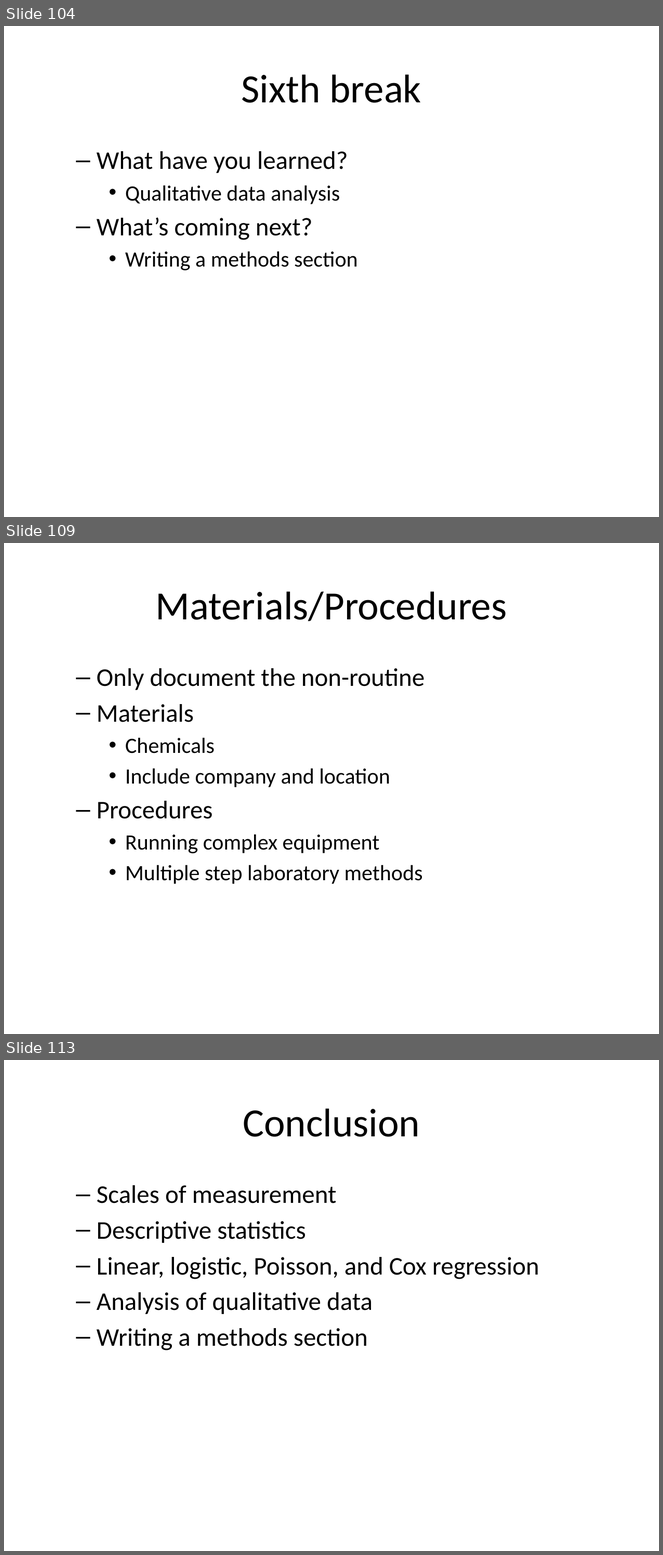
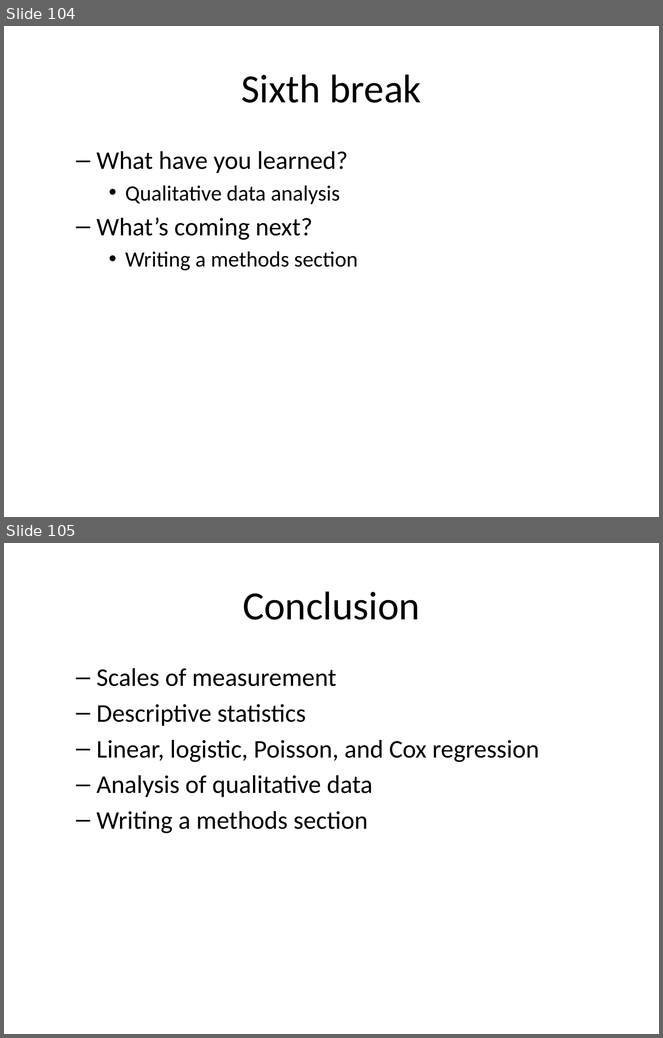
Before and after one commit to pmean/classes, a slide deck: clinical-research-methodology/results/video13-statistical-models.pptx. Shown one above the other, each under a label of ours: slides 104, 109 and 113 before the commit, slides 104 and 105 after it; the slides between them are not shown. The pictures are 663x1555 and 663x1038 pixels, drawn with LibreOffice and Linux fonts; fonts in the diff are those of the drawing. Boxes give left, top, right and bottom in pixels: in the first picture for what was removed or moved away, otherwise in the second. Text is boxed around its words. In the diff, an @@ line names an element or a change of style, - is before the commit and + after.

```diff
--- a/clinical-research-methodology/results/video13-statistical-models.pptx
+++ b/clinical-research-methodology/results/video13-statistical-models.pptx
@@ slide 109 removed at <box>4,543,659,1034</box>, background #FFFFFF @@
@@ title removed at <box>156,591,507,622</box> @@
-Materials/Procedures
@@ text removed at <box>97,668,425,884</box> @@
-  – Only document the non-routine
-  – Materials
-    • Chemicals
-    • Include company and location
-  – Procedures
-    • Running complex equipment
-    • Multiple step laboratory methods
@@ what was slide 113 is now slide 105 @@
```
Also in this commit, not shown: 6 slides changed, 7 other slides removed, 2 other files.
